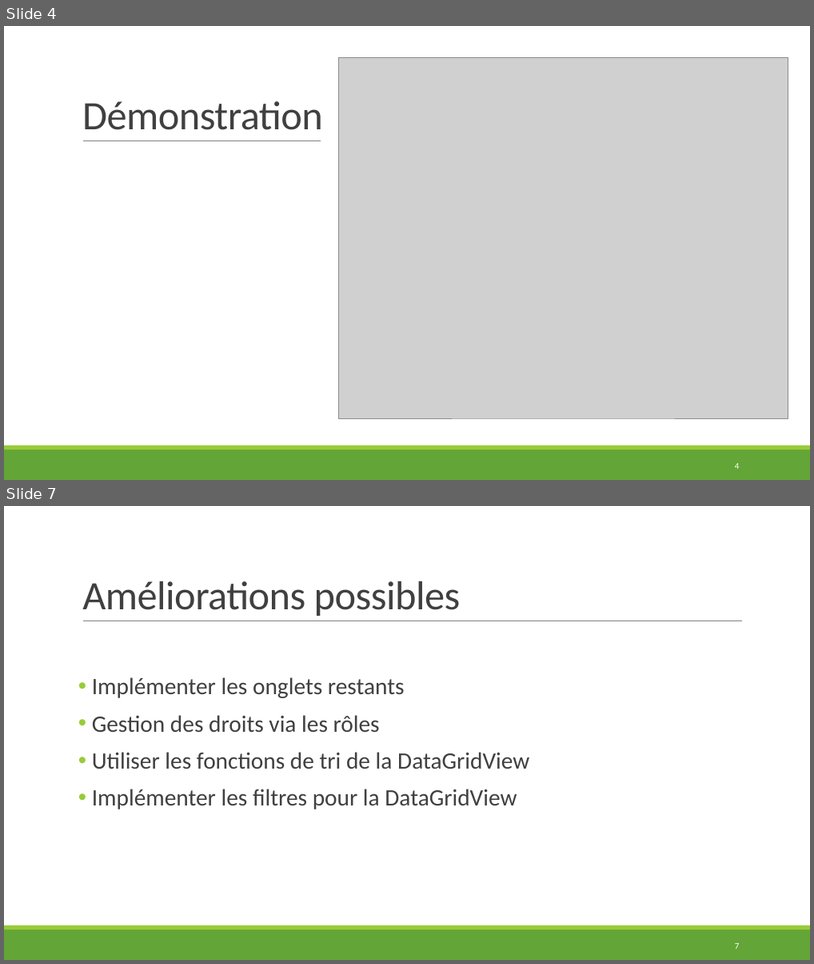
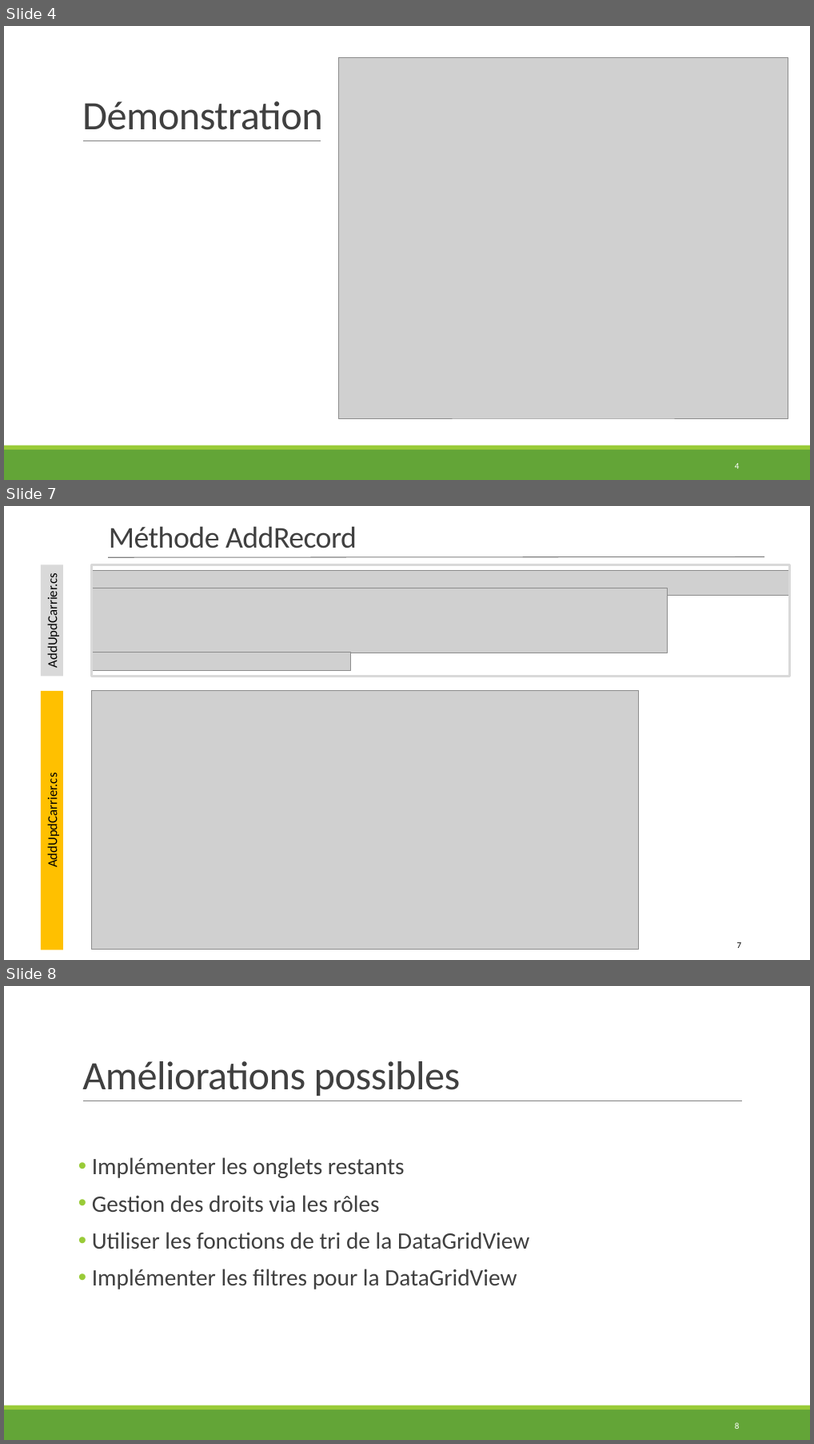
Before and after one commit to AntoineMartet/CargoFlow, a slide deck: Documentation/CargoFlow_Presentation.pptx. Shown one above the other, each under a label of ours: slides 4 and 7 before the commit, slides 4, 7 and 8 after it; the slides between them are not shown. The pictures are 814x964 and 814x1444 pixels, drawn with LibreOffice and Linux fonts; fonts in the diff are those of the drawing; grey boxes stand for pictures. Boxes give left, top, right and bottom in pixels: in the first picture for what was removed or moved away, otherwise in the second. Text is boxed around its words. In the diff, an @@ line names an element or a change of style, - is before the commit and + after.

```diff
--- a/Documentation/CargoFlow_Presentation.pptx
+++ b/Documentation/CargoFlow_Presentation.pptx
@@ slide 7 added at (x1=4, y1=506, x2=810, y2=960), background #FFFFFF @@
@@ title added at (x1=109, y1=526, x2=357, y2=548), 36 pt, text #404040 @@
+Méthode AddRecord
@@ rectangle added at (x1=41, y1=564, x2=63, y2=676), fill #D9D9D9, 16 pt, text #000000 @@
+AddUpdCarrier.cs
@@ picture added at (x1=92, y1=571, x2=790, y2=596) @@
@@ rectangle added at (x1=92, y1=564, x2=790, y2=676), outline #D9D9D9 3 pt @@
@@ line added from (108, 557) to (765, 557), #808080 1 pt @@
@@ rectangle added at (x1=64, y1=589, x2=751, y2=654), fill #FFFFFF, outline #FFFFFF 1.25 pt @@
@@ picture added at (x1=92, y1=588, x2=668, y2=653) @@
@@ picture added at (x1=92, y1=652, x2=351, y2=671) @@
@@ rectangle added at (x1=41, y1=691, x2=63, y2=950), fill #FFC000, 16 pt, text #000000 @@
+AddUpdCarrier.cs
@@ picture added at (x1=92, y1=690, x2=639, y2=949) @@
@@ rectangle added at (x1=4, y1=924, x2=810, y2=960), fill #FFFFFF, outline #FFFFFF 1.25 pt @@
@@ page number added at (x1=738, y1=942, x2=742, y2=948), 10.5 pt, text #000000 @@
+7
@@ what was slide 7 is now slide 8 @@
@@ page number at (x1=735, y1=1422, x2=740, y2=1428): text changed @@
-7
+8
```
Also in this commit, not shown: 5 slides changed, 1 other slide added, 1 slide removed, 1 other file.
